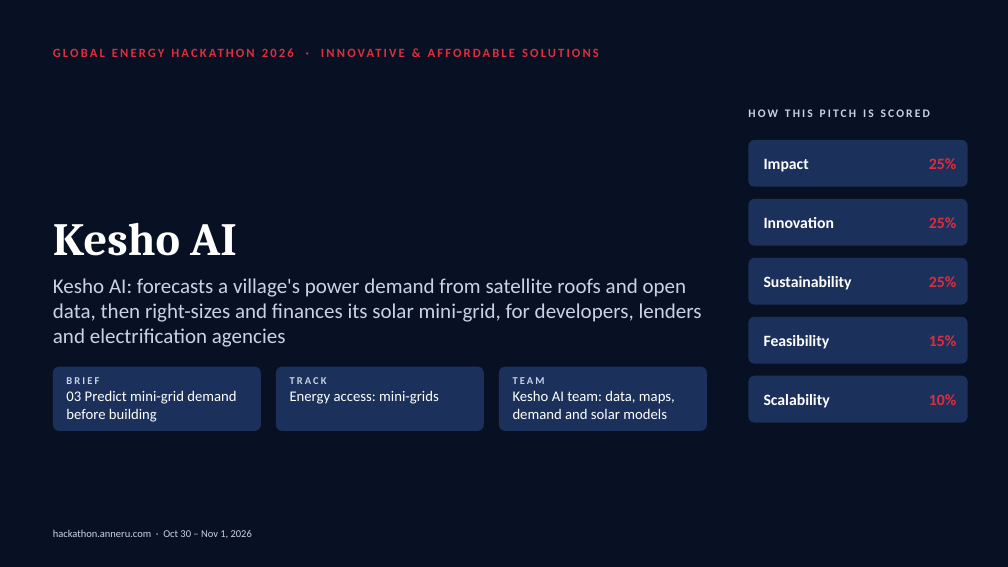
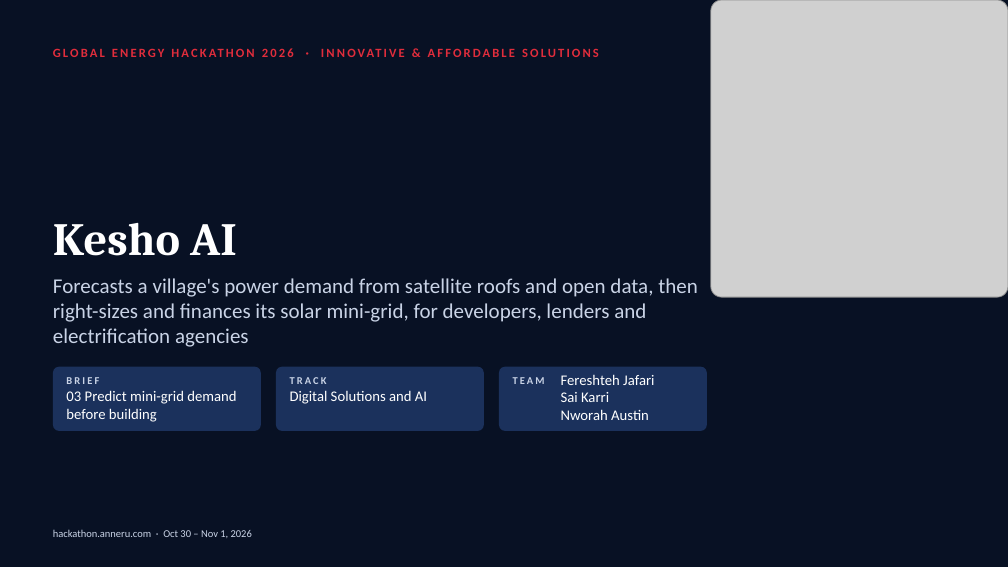
Before and after one commit to saiskarri-svg/Bhanu-AI, a slide deck: slide 1 of hackathon/Kesho_AI_Pitch.pptx. Drawn at 1008x567 pixels with LibreOffice and Linux fonts; fonts in the diff are those of the drawing; grey boxes stand for pictures. Boxes give left, top, right and bottom in pixels: in the first picture for what was removed or moved away, otherwise in the second. Text is boxed around its words. In the diff, an @@ line names an element or a change of style, - is before the commit and + after.

```diff
--- a/hackathon/Kesho_AI_Pitch.pptx
+++ b/hackathon/Kesho_AI_Pitch.pptx
@@ picture added at (x1=711, y1=0, x2=1008, y2=297) @@
@@ text removed at (x1=748, y1=109, x2=930, y2=117) @@
-HOW THIS PITCH IS SCORED
@@ rounded rectangle removed at (x1=749, y1=140, x2=968, y2=187) @@
@@ text removed at (x1=764, y1=158, x2=809, y2=172) @@
-Impact
@@ text removed at (x1=929, y1=158, x2=956, y2=169) @@
-25%
@@ rounded rectangle removed at (x1=749, y1=199, x2=968, y2=246) @@
@@ text removed at (x1=764, y1=217, x2=834, y2=228) @@
-Innovation
@@ text removed at (x1=929, y1=217, x2=956, y2=228) @@
-25%
@@ rounded rectangle removed at (x1=749, y1=258, x2=968, y2=305) @@
@@ text at (x1=53, y1=278, x2=698, y2=347): text changed @@
-Kesho AI: forecasts a village's power demand from satellite roofs and open data, then right-sizes and finances its solar mini-grid, for developers, lenders and electrification agencies
+Forecasts a village's power demand from satellite roofs and open data, then right-sizes and finances its solar mini-grid, for developers, lenders and electrification agencies
@@ text removed at (x1=764, y1=276, x2=852, y2=290) @@
-Sustainability
@@ text removed at (x1=929, y1=276, x2=956, y2=287) @@
-25%
@@ rounded rectangle removed at (x1=749, y1=317, x2=968, y2=364) @@
@@ text removed at (x1=764, y1=335, x2=830, y2=349) @@
-Feasibility
@@ text removed at (x1=929, y1=335, x2=956, y2=346) @@
-15%
@@ text added at (x1=561, y1=374, x2=654, y2=420), 14 pt, text #FFFFFF @@
+Fereshteh Jafari
+Sai Karri
+Nworah Austin
@@ rounded rectangle removed at (x1=749, y1=376, x2=968, y2=423) @@
@@ text at (x1=290, y1=390, x2=427, y2=404): text changed @@
-Energy access: mini-grids
+Digital Solutions and AI
@@ text at (x1=513, y1=390, x2=675, y2=419): paragraph removed @@
-Kesho AI team: data, maps, demand and solar models
@@ text removed at (x1=764, y1=394, x2=830, y2=408) @@
-Scalability
@@ text removed at (x1=929, y1=394, x2=956, y2=405) @@
-10%
```
Also in this commit, not shown: 4 other slides changed, 4 other files.
